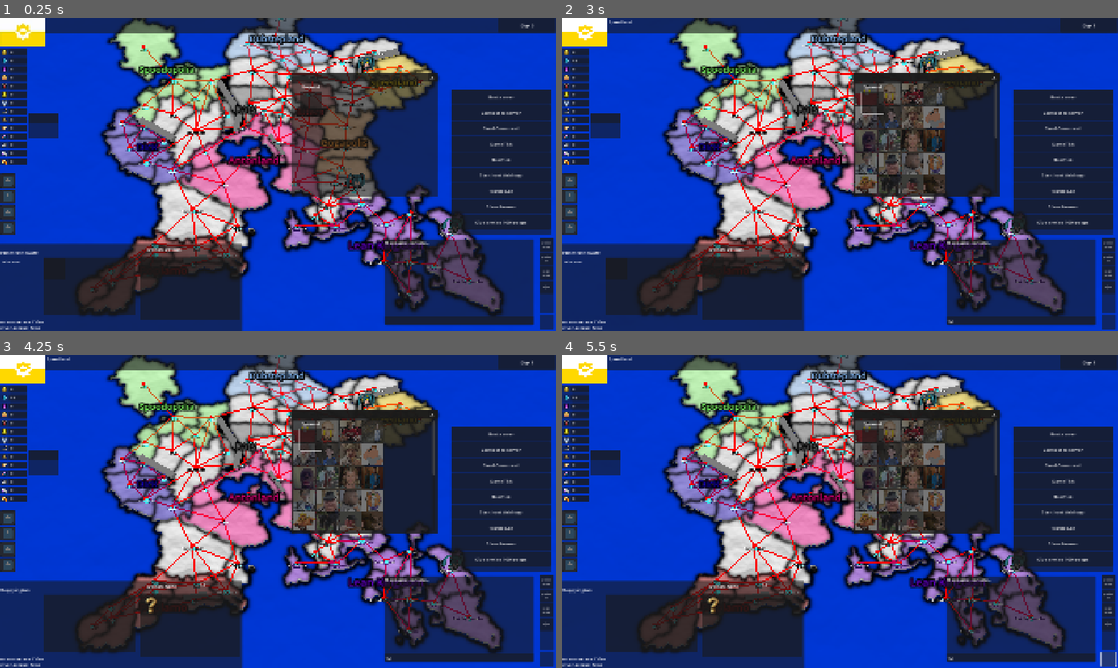
Above: before the commit, frames 1-4 (two rows, left to right).
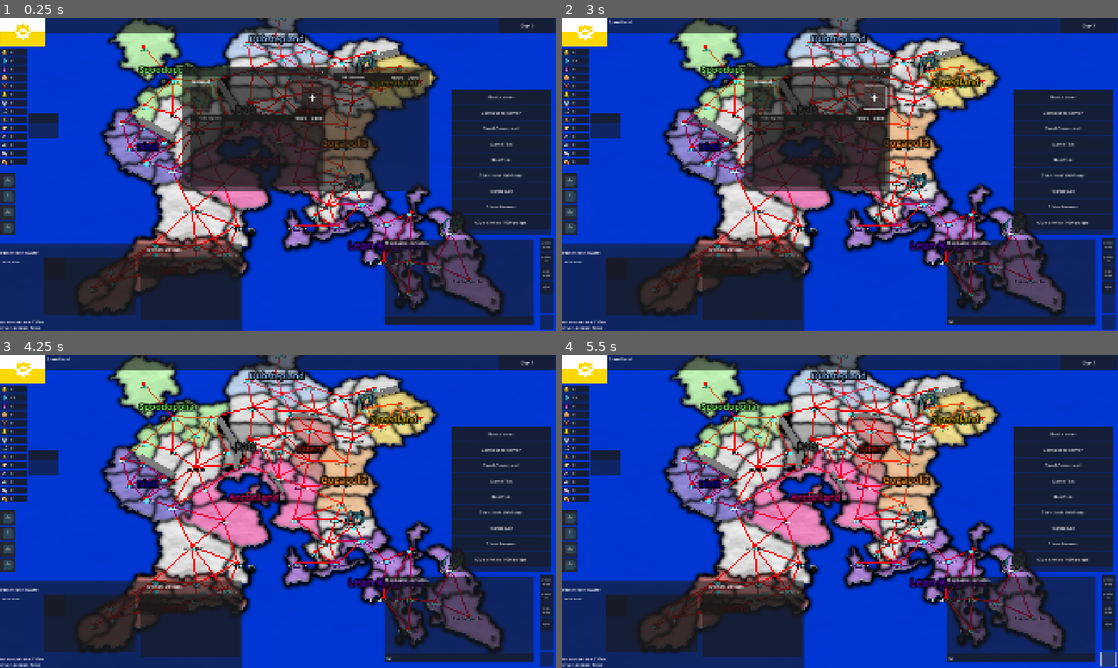
Above: after the commit, the same moments.

Repository: adrutkow/MapGame
Game: Godot game, scene res://node_3d.tscn
Two runs of this game, one before a commit and one after it. Both use one fixed random seed, a clock stepped at 60 frames per second and the inputs below. The engine's default icon, where the game draws it, is replaced by a stand-in: a white triangle on a blue panel in a dark square.
Inputs (mouse positions are in pixels of both pictures, inside the frame that each line leads up to):
- Up to frame 1 (0.25 s): no input
- Up to frame 2 (3 s): click (1017, 321) at 0.52 s; type "12" at 0.6 s; click (712, 268) at 1.27 s; click "GameTick" at 2 s; click (873, 96) at 2.75 s, where only the run after the commit has a clickable "+"
- Up to frame 3 (4.25 s): click (322, 408) at 3.5 s, where only the run after the commit has a clickable "X"
- Up to frame 4 (5.5 s): click (584, 367) at 4.25 s; click (1106, 658) at 5 s

The runs differ from the first frame. In frame 1, 9.7% of the frame differs, in the area x 32-79%, y 15-58%; in frame 2, 16%; in frame 3, 10%; in frame 4, 10%.

Commit message:
Started work on army and troop display

Diff:
--- a/Prefabs/GameGlobal.tscn
+++ b/Prefabs/GameGlobal.tscn
@@ -7,6 +7,7 @@
 [ext_resource type="Resource" uid="uid://dehsef0gw2des" path="res://Resources/Lists/tech_data_list.tres" id="5_hm5v5"]
 [ext_resource type="Resource" uid="uid://bkxl1ryr0nmij" path="res://Resources/Lists/great_people_data_list.tres" id="6_84f8k"]
 [ext_resource type="Resource" uid="uid://c3b1ksb8kvtwa" path="res://Resources/Lists/currency_data_list.tres" id="6_ixf00"]
+[ext_resource type="Resource" uid="uid://j3u0pbs23q7w" path="res://Resources/Lists/troop_data_list.tres" id="8_gqoo3"]
 
 [sub_resource type="CompressedTexture2D" id="CompressedTexture2D_rw7k7"]
 
@@ -19,3 +20,4 @@
 tech_data_list = ExtResource("5_hm5v5")
 currency_data_list = ExtResource("6_ixf00")
 gp_data_list = ExtResource("6_84f8k")
+troop_data_list = ExtResource("8_gqoo3")
--- a/Prefabs/game_global.gd
+++ b/Prefabs/game_global.gd
@@ -7,6 +7,7 @@
 @export var tech_data_list: TechDataList;
 @export var currency_data_list: CurrencyDataList;
 @export var gp_data_list: GreatPeopleDataList;
+@export var troop_data_list: TroopDataList;
 
 enum GAME_ACTION {
 	UPGRADE_PROVINCE,
@@ -45,3 +46,9 @@
 		if (cd.currency_name == n):
 			return (cd);
 	return (null);
+
+func get_troop_data_by_name(n : String) -> TroopData:
+	for t: TroopData in troop_data_list.troop_list:
+		if (t.troop_name == n):
+			return (t);
+	return (null);
--- /dev/null
+++ b/Prefabs/troop_display.tscn
@@ -0,0 +1,70 @@
+[gd_scene load_steps=2 format=3 uid="uid://fy2ldeg4m22q"]
+
+[ext_resource type="Script" uid="uid://ft02lubeu7i1" path="res://ui_troop_display.gd" id="1_wulp2"]
+
+[node name="TroopDisplay" type="Control"]
+custom_minimum_size = Vector2(0, 25)
+layout_mode = 3
+anchors_preset = 0
+script = ExtResource("1_wulp2")
+
+[node name="Button" type="Button" parent="."]
+layout_mode = 1
+anchors_preset = 15
+anchor_right = 1.0
+anchor_bottom = 1.0
+grow_horizontal = 2
+grow_vertical = 2
+
+[node name="Panel" type="Panel" parent="."]
+layout_mode = 1
+anchors_preset = 15
+anchor_right = 1.0
+anchor_bottom = 1.0
+grow_horizontal = 2
+grow_vertical = 2
+mouse_filter = 2
+
+[node name="HBoxContainer" type="HBoxContainer" parent="."]
+custom_minimum_size = Vector2(0, 25)
+layout_mode = 1
+anchors_preset = 15
+anchor_right = 1.0
+anchor_bottom = 1.0
+grow_horizontal = 2
+grow_vertical = 2
+mouse_filter = 2
+
+[node name="TroopIcon" type="TextureRect" parent="HBoxContainer"]
+custom_minimum_size = Vector2(25, 25)
+layout_mode = 2
+mouse_filter = 2
+expand_mode = 1
+
+[node name="TroopName" type="RichTextLabel" parent="HBoxContainer"]
+custom_minimum_size = Vector2(150, 0)
+layout_mode = 2
+size_flags_horizontal = 2
+mouse_filter = 2
+theme_override_font_sizes/normal_font_size = 8
+text = "This is a troop name
+"
+vertical_alignment = 1
+
+[node name="TroopPower" type="RichTextLabel" parent="HBoxContainer"]
+custom_minimum_size = Vector2(50, 0)
+layout_mode = 2
+size_flags_horizontal = 8
+mouse_filter = 2
+text = "9999"
+horizontal_alignment = 1
+vertical_alignment = 1
+
+[node name="TroopCount" type="RichTextLabel" parent="HBoxContainer"]
+custom_minimum_size = Vector2(50, 0)
+layout_mode = 2
+size_flags_horizontal = 8
+mouse_filter = 2
+text = "9999"
+horizontal_alignment = 1
+vertical_alignment = 1
--- a/Resources/Lists/province_building_data_list.tres
+++ b/Resources/Lists/province_building_data_list.tres
@@ -14,6 +14,8 @@
 [ext_resource type="Texture2D" uid="uid://bi6hlujiih8hx" path="res://Assets/Images/Buildings/cotton_farm.png" id="11_calsi"]
 [ext_resource type="Texture2D" uid="uid://cs5e7lmsx6v6o" path="res://Assets/Images/Buildings/lean_lake.png" id="12_0ntvl"]
 [ext_resource type="Texture2D" uid="uid://bvwdcxcq7goui" path="res://Assets/Images/Buildings/polish_mosque.png" id="13_825rc"]
+[ext_resource type="Script" uid="uid://dcmbrxlx03egp" path="res://Scripts/Effects/e_enable_troop_training.gd" id="14_ogix8"]
+[ext_resource type="Texture2D" uid="uid://14todfn7abak" path="res://Assets/Images/Buildings/Latin_barracks.png" id="14_sse33"]
 
 [sub_resource type="Resource" id="Resource_djx28"]
 script = ExtResource("2_1o6sb")
@@ -271,7 +273,35 @@
 maintenance_costs = Array[ExtResource("2_1o6sb")]([SubResource("Resource_ilfjg")])
 metadata/_custom_type_script = "uid://c1hbldg12ywh6"
 
+[sub_resource type="Resource" id="Resource_2iqgx"]
+script = ExtResource("2_1o6sb")
+currency_name = "currency_materials"
+amount = 150.0
+metadata/_custom_type_script = "uid://bjg088yerlvkq"
+
+[sub_resource type="Resource" id="Resource_ciiwu"]
+script = ExtResource("2_1o6sb")
+currency_name = "currency_gold"
+amount = 0.1
+metadata/_custom_type_script = "uid://bjg088yerlvkq"
+
+[sub_resource type="Resource" id="Resource_d7xrx"]
+script = ExtResource("14_ogix8")
+trainable_troops = Array[String](["Barbarian", "Fagot", "Archer or something", "Very very very long text"])
+metadata/_custom_type_script = "uid://dcmbrxlx03egp"
+
+[sub_resource type="Resource" id="Resource_oldrd"]
+script = ExtResource("1_xt2an")
+building_name = "building_barracks"
+display_name = "Barracks"
+on_built_effects = Array[ExtResource("2_3imoi")]([SubResource("Resource_d7xrx")])
+turn_effects = Array[ExtResource("2_3imoi")]([])
+icon = ExtResource("14_sse33")
+costs = Array[ExtResource("2_1o6sb")]([SubResource("Resource_2iqgx")])
+maintenance_costs = Array[ExtResource("2_1o6sb")]([SubResource("Resource_ciiwu")])
+metadata/_custom_type_script = "uid://c1hbldg12ywh6"
+
 [resource]
 script = ExtResource("5_kqprt")
-building_list = Array[ExtResource("1_xt2an")]([SubResource(" …(193 unchanged characters)… e_o6j6g"), SubResource("Resource_xu84d")])
+building_list = Array[ExtResource("1_xt2an")]([SubResource(" …(193 unchanged characters)… e_o6j6g"), SubResource("Resource_xu84d"), SubResource("Resource_oldrd")])
 metadata/_custom_type_script = "uid://btjna5qecowba"
--- /dev/null
+++ b/Resources/Lists/troop_data_list.tres
@@ -0,0 +1,33 @@
+[gd_resource type="Resource" script_class="TroopDataList" load_steps=8 format=3 uid="uid://j3u0pbs23q7w"]
+
+[ext_resource type="Script" uid="uid://56fj0xb1agny" path="res://Scripts/Resources/Lists/troop_data_list.gd" id="1_ntu3l"]
+[ext_resource type="Script" uid="uid://boc8rr3o6cev2" path="res://Scripts/Resources/troop_data.gd" id="2_11gjn"]
+[ext_resource type="Texture2D" uid="uid://h65uyc3iqbf3" path="res://Assets/Images/GreatPeople/mikael.png" id="3_11gjn"]
+[ext_resource type="Script" uid="uid://bjg088yerlvkq" path="res://Scripts/Resources/cost.gd" id="3_esk3r"]
+
+[sub_resource type="Resource" id="Resource_g1p45"]
+script = ExtResource("3_esk3r")
+currency_name = "currency_power"
+amount = 15.0
+metadata/_custom_type_script = "uid://bjg088yerlvkq"
+
+[sub_resource type="Resource" id="Resource_ffhs0"]
+script = ExtResource("3_esk3r")
+currency_name = "currency_gold"
+amount = 0.01
+metadata/_custom_type_script = "uid://bjg088yerlvkq"
+
+[sub_resource type="Resource" id="Resource_esk3r"]
+script = ExtResource("2_11gjn")
+troop_name = "troop_antonland_barbarian"
+display_name = "Antonlandian barbarian"
+troop_icon = ExtResource("3_11gjn")
+troop_power = 1.0
+troop_costs = Array[ExtResource("3_esk3r")]([SubResource("Resource_g1p45")])
+troop_maintenance = Array[ExtResource("3_esk3r")]([SubResource("Resource_ffhs0")])
+metadata/_custom_type_script = "uid://boc8rr3o6cev2"
+
+[resource]
+script = ExtResource("1_ntu3l")
+troop_list = Array[ExtResource("2_11gjn")]([SubResource("Resource_esk3r")])
+metadata/_custom_type_script = "uid://56fj0xb1agny"
--- /dev/null
+++ b/Scripts/Effects/e_enable_troop_training.gd
@@ -0,0 +1,29 @@
+extends Effect
+class_name EEnableTroopTraining;
+
+@export var trainable_troops: Array[String];
+
+func tick(ctx: EffectContext):
+	if (not ctx):
+		return;
+	if (not ctx.nation):
+		return;
+
+func get_description(ctx: EffectContext) -> String:
+	var nation_name: String = "?";
+	var currency_data: CurrencyData;
+	var c_name: String = "?";
+	var s: String = "";
+
+	if (not ctx):
+		return ("Invalid context");
+
+	s += "Enables training following troops:";
+	s += "\n";
+	for t: String in trainable_troops:
+		s += TextUtils.bb_green_color();
+		s += "		";
+		s += t;
+		s += TextUtils.bb_end_color();
+		s += "\n";
+	return (s);
--- /dev/null
+++ b/Scripts/Resources/Lists/troop_data_list.gd
@@ -0,0 +1,4 @@
+extends Resource
+class_name TroopDataList;
+
+@export var troop_list: Array[TroopData];
--- /dev/null
+++ b/Scripts/Resources/troop_data.gd
@@ -0,0 +1,9 @@
+extends Resource
+class_name TroopData;
+
+@export var troop_name: String = "troop_default";
+@export var display_name: String = "Default troop";
+@export var troop_icon: Texture2D;
+@export var troop_power: float = 1;
+@export var troop_costs: Array[Cost];
+@export var troop_maintenance: Array[Cost];
--- a/Scripts/UIElement.gd
+++ b/Scripts/UIElement.gd
@@ -8,6 +8,7 @@
 	BUY,
 	ASSIGN_GREAT_PERSON,
 	SELECT_GREAT_PERSON,
+	FORM_TROOP,
 }
 
 @export var ui_context: Array[UI_CONTEXT] = [];
--- a/army_view_menu.gd
+++ b/army_view_menu.gd
@@ -25,3 +25,7 @@
 	visible = !visible;
 	if (visible):
 		update();
+
+func _on_toggle_formation_button_pressed() -> void:
+	$TroopForming.update();
+	$TroopForming.visible = !$TroopForming.visible
--- a/node_3d.tscn
+++ b/node_3d.tscn
@@ -38,7 +38,10 @@
 [ext_resource type="Script" uid="uid://ci7xq1j5ogy7i" path="res://ui_province_purchase_prompt.gd" id="36_vmvb8"]
 [ext_resource type="Script" uid="uid://bmye1io58k57i" path="res://ui_close_window.gd" id="38_qpkl4"]
 [ext_resource type="Script" uid="uid://bplhhawv0kk1p" path="res://assign_great_person_menu.gd" id="39_g4s1x"]
+[ext_resource type="Script" uid="uid://ft02lubeu7i1" path="res://ui_troop_display.gd" id="39_pf4ct"]
+[ext_resource type="Script" uid="uid://dp6ku2liaif3w" path="res://troop_forming_menu.gd" id="40_5w2ad"]
 [ext_resource type="Script" uid="uid://diyq1n4swk5vw" path="res://army_view_menu.gd" id="40_pf4ct"]
+[ext_resource type="PackedScene" uid="uid://fy2ldeg4m22q" path="res://Prefabs/troop_display.tscn" id="41_5w2ad"]
 
 [sub_resource type="BoxMesh" id="BoxMesh_jka67"]
 
@@ -1192,6 +1195,23 @@
 grow_vertical = 2
 mouse_filter = 2
 
+[node name="CloseButton" type="Button" parent="UI/Menus/BuyBuildingMenu/WindowDragger" node_paths=PackedStringArray("target")]
+custom_minimum_size = Vector2(25, 25)
+layout_mode = 1
+anchors_preset = 6
+anchor_left = 1.0
+anchor_top = 0.5
+anchor_right = 1.0
+anchor_bottom = 0.5
+offset_left = -25.0
+offset_top = -15.5
+offset_bottom = 15.5
+grow_horizontal = 0
+grow_vertical = 2
+text = "X"
+script = ExtResource("38_qpkl4")
+target = NodePath("../..")
+
 [node name="ScrollContainer" type="ScrollContainer" parent="UI/Menus/BuyBuildingMenu"]
 layout_mode = 1
 anchors_preset = 15
@@ -1215,9 +1235,9 @@
 visible = false
 layout_mode = 3
 anchors_preset = 0
-offset_left = 1004.0
+offset_left = 357.0
 offset_top = 188.0
-offset_right = 1510.0
+offset_right = 863.0
 offset_bottom = 615.0
 script = ExtResource("39_g4s1x")
 
@@ -1249,6 +1269,23 @@
 grow_horizontal = 2
 grow_vertical = 2
 mouse_filter = 2
+
+[node name="CloseButton" type="Button" parent="UI/Menus/AssignGreatPersonMenu/WindowDragger" node_paths=PackedStringArray("target")]
+custom_minimum_size = Vector2(25, 25)
+layout_mode = 1
+anchors_preset = 6
+anchor_left = 1.0
+anchor_top = 0.5
+anchor_right = 1.0
+anchor_bottom = 0.5
+offset_left = -25.0
+offset_top = -15.5
+offset_bottom = 15.5
+grow_horizontal = 0
+grow_vertical = 2
+text = "X"
+script = ExtResource("38_qpkl4")
+target = NodePath("../..")
 
 [node name="ScrollContainer" type="ScrollContainer" parent="UI/Menus/AssignGreatPersonMenu"]
 layout_mode = 1
@@ -1272,10 +1309,10 @@
 [node name="ArmyViewMenu" type="Control" parent="UI/Menus" node_paths=PackedStringArray("general_icon_slot")]
 layout_mode = 3
 anchors_preset = 0
-offset_left = 1004.0
-offset_top = 188.0
-offset_right = 1510.0
-offset_bottom = 615.0
+offset_left = 625.0
+offset_top = 169.0
+offset_right = 1131.0
+offset_bottom = 596.0
 script = ExtResource("40_pf4ct")
 general_icon_slot = NodePath("GeneralIconSlot")
 
@@ -1360,6 +1397,138 @@
 offset_right = 103.0
 offset_bottom = 63.0
 text = "General"
+
+[node name="TroopList" type="Control" parent="UI/Menus/ArmyViewMenu"]
+anchors_preset = 0
+offset_left = 29.0
+offset_top = 162.0
+offset_right = 493.0
+offset_bottom = 413.0
+
+[node name="Panel" type="Panel" parent="UI/Menus/ArmyViewMenu/TroopList"]
+layout_mode = 1
+anchors_preset = 15
+anchor_right = 1.0
+anchor_bottom = 1.0
+grow_horizontal = 2
+grow_vertical = 2
+
+[node name="ScrollContainer" type="ScrollContainer" parent="UI/Menus/ArmyViewMenu/TroopList"]
+layout_mode = 1
+anchors_preset = 15
+anchor_right = 1.0
+anchor_bottom = 1.0
+grow_horizontal = 2
+grow_vertical = 2
+
+[node name="VBoxContainer" type="VBoxContainer" parent="UI/Menus/ArmyViewMenu/TroopList/ScrollContainer"]
+layout_mode = 2
+size_flags_horizontal = 3
+size_flags_vertical = 3
+
+[node name="TroopDisplay" type="Control" parent="UI/Menus/ArmyViewMenu/TroopList/ScrollContainer/VBoxContainer"]
+custom_minimum_size = Vector2(0, 25)
+layout_mode = 2
+script = ExtResource("39_pf4ct")
+
+[node name="Button" type="Button" parent="UI/Menus/ArmyViewMenu/TroopList/ScrollContainer/VBoxContainer/TroopDisplay"]
+layout_mode = 1
+anchors_preset = 15
+anchor_right = 1.0
+anchor_bottom = 1.0
+grow_horizontal = 2
+grow_vertical = 2
+
+[node name="Panel" type="Panel" parent="UI/Menus/ArmyViewMenu/TroopList/ScrollContainer/VBoxContainer/TroopDisplay"]
+layout_mode = 1
+anchors_preset = 15
+anchor_right = 1.0
+anchor_bottom = 1.0
+grow_horizontal = 2
+grow_vertical = 2
+mouse_filter = 2
+
+[node name="HBoxContainer" type="HBoxContainer" parent="UI/Menus/ArmyViewMenu/TroopList/ScrollContainer/VBoxContainer/TroopDisplay"]
+custom_minimum_size = Vector2(0, 25)
+layout_mode = 1
+anchors_preset = 15
+anchor_right = 1.0
+anchor_bottom = 1.0
+grow_horizontal = 2
+grow_vertical = 2
+mouse_filter = 2
+
+[node name="TextureRect" type="TextureRect" parent="UI/Menus/ArmyViewMenu/TroopList/ScrollContainer/VBoxContainer/TroopDisplay/HBoxContainer"]
+custom_minimum_size = Vector2(25, 25)
+layout_mode = 2
+mouse_filter = 2
+
+[node name="TroopName" type="RichTextLabel" parent="UI/Menus/ArmyViewMenu/TroopList/ScrollContainer/VBoxContainer/TroopDisplay/HBoxContainer"]
+custom_minimum_size = Vector2(150, 0)
+layout_mode = 2
+size_flags_horizontal = 2
+mouse_filter = 2
+theme_override_font_sizes/normal_font_size = 8
+text = "This is a troop name
+"
+vertical_alignment = 1
+
+[node name="TroopPower" type="RichTextLabel" parent="UI/Menus/ArmyViewMenu/TroopList/ScrollContainer/VBoxContainer/TroopDisplay/HBoxContainer"]
+custom_minimum_size = Vector2(50, 0)
+layout_mode = 2
+size_flags_horizontal = 8
+mouse_filter = 2
+text = "9999"
+horizontal_alignment = 1
+vertical_alignment = 1
+
+[node name="TroopCount" type="RichTextLabel" parent="UI/Menus/ArmyViewMenu/TroopList/ScrollContainer/VBoxContainer/TroopDisplay/HBoxContainer"]
+custom_minimum_size = Vector2(50, 0)
+layout_mode = 2
+size_flags_horizontal = 8
+mouse_filter = 2
+text = "9999"
+horizontal_alignment = 1
+vertical_alignment = 1
+
+[node name="ToggleFormationButton" type="Button" parent="UI/Menus/ArmyViewMenu"]
+custom_minimum_size = Vector2(75, 75)
+layout_mode = 0
+offset_left = 416.0
+offset_top = 66.0
+offset_right = 491.0
+offset_bottom = 141.0
+theme_override_font_sizes/font_size = 48
+text = "+"
+
+[node name="TroopForming" type="Panel" parent="UI/Menus/ArmyViewMenu" node_paths=PackedStringArray("parent")]
+layout_mode = 0
+offset_left = 508.0
+offset_right = 856.0
+offset_bottom = 427.0
+script = ExtResource("40_5w2ad")
+troop_display_prefab = ExtResource("41_5w2ad")
+parent = NodePath("ScrollContainer/VBoxContainer")
+
+[node name="ScrollContainer" type="ScrollContainer" parent="UI/Menus/ArmyViewMenu/TroopForming"]
+layout_mode = 1
+anchors_preset = 15
+anchor_right = 1.0
+anchor_bottom = 1.0
+offset_left = 18.0
+offset_top = 22.0
+offset_right = -30.0
+offset_bottom = -17.0
+grow_horizontal = 2
+grow_vertical = 2
+
+[node name="VBoxContainer" type="VBoxContainer" parent="UI/Menus/ArmyViewMenu/TroopForming/ScrollContainer"]
+layout_mode = 2
+size_flags_horizontal = 3
+size_flags_vertical = 3
+
+[node name="TroopDisplay" parent="UI/Menus/ArmyViewMenu/TroopForming/ScrollContainer/VBoxContainer" instance=ExtResource("41_5w2ad")]
+layout_mode = 2
 
 [node name="ResearchMenu" type="Control" parent="UI/Menus"]
 visible = false
@@ -1492,7 +1661,10 @@
 [connection signal="gui_input" from="UI/test/WindowDragger" to="UI/test/WindowDragger" method="_on_gui_input"]
 [connection signal="pressed" from="UI/ProvincePurchase/ProvincePurchasePrompt/Button" to="UI/ProvincePurchase/ProvincePurchasePrompt" method="_on_button_pressed"]
 [connection signal="gui_input" from="UI/Menus/BuyBuildingMenu/WindowDragger" to="UI/Menus/BuyBuildingMenu/WindowDragger" method="_on_gui_input"]
+[connection signal="pressed" from="UI/Menus/BuyBuildingMenu/WindowDragger/CloseButton" to="UI/Menus/BuyBuildingMenu/WindowDragger/CloseButton" method="_on_pressed"]
 [connection signal="gui_input" from="UI/Menus/AssignGreatPersonMenu/WindowDragger" to="UI/Menus/AssignGreatPersonMenu/WindowDragger" method="_on_gui_input"]
+[connection signal="pressed" from="UI/Menus/AssignGreatPersonMenu/WindowDragger/CloseButton" to="UI/Menus/AssignGreatPersonMenu/WindowDragger/CloseButton" method="_on_pressed"]
 [connection signal="gui_input" from="UI/Menus/ArmyViewMenu/WindowDragger" to="UI/Menus/ArmyViewMenu/WindowDragger" method="_on_gui_input"]
 [connection signal="pressed" from="UI/Menus/ArmyViewMenu/WindowDragger/CloseButton" to="UI/Menus/ArmyViewMenu/WindowDragger/CloseButton" method="_on_pressed"]
+[connection signal="pressed" from="UI/Menus/ArmyViewMenu/ToggleFormationButton" to="UI/Menus/ArmyViewMenu" method="_on_toggle_formation_button_pressed"]
 [connection signal="gui_input" from="UI/Menus/ResearchMenu/WindowDragger" to="UI/Menus/ResearchMenu/WindowDragger" method="_on_gui_input"]
--- /dev/null
+++ b/troop_forming_menu.gd
@@ -0,0 +1,18 @@
+extends UIElement
+class_name MenuTroopForming;
+
+@export var troop_display_prefab: PackedScene;
+@export var parent: Control;
+
+func update():
+	for c: Control in parent.get_children():
+		c.queue_free();
+
+	for t: TroopData in GameGlobal.troop_data_list.troop_list:
+		var temp: UITroopDisplay;
+
+		temp = troop_display_prefab.instantiate();
+		temp.key = t.troop_name;
+		temp.ui_context.append(UI_CONTEXT.FORM_TROOP);
+		temp.update();
+		parent.add_child(temp);
--- /dev/null
+++ b/ui_troop_display.gd
@@ -0,0 +1,28 @@
+extends UIElement
+class_name UITroopDisplay;
+
+@export var key: String = "";
+var troop_count: int = 0;
+
+func update():
+	var troop_data: TroopData;
+
+	troop_data = GameGlobal.get_troop_data_by_name(key);
+	if (not troop_data):
+		return;
+	update_troop_name(troop_data.display_name);
+	update_troop_icon(troop_data.troop_icon);
+	update_troop_power(troop_data.troop_power);
+	update_troop_count(troop_count);
+
+func update_troop_name(n: String):
+	$HBoxContainer/TroopName.text = n;
+
+func update_troop_power(f: float):
+	$HBoxContainer/TroopPower.text = str(f);
+
+func update_troop_count(i: int):
+	$HBoxContainer/TroopCount.text = str(i);
+
+func update_troop_icon(texture: Texture2D):
+	$HBoxContainer/TroopIcon.texture = texture;
Binary file added: Assets/Images/Buildings/Latin_barracks.png
Not shown, added: Assets/Images/Buildings/Latin_barracks.png.import
Not shown: 1 places in Prefabs/GameGlobal.tscn that only renumber resources
Not shown: 1 places in Resources/Lists/province_building_data_list.tres that only renumber resources
Not shown, added: Scripts/Effects/e_enable_troop_training.gd.uid
Not shown, added: Scripts/Resources/Lists/troop_data_list.gd.uid
Not shown, added: Scripts/Resources/troop_data.gd.uid
Not shown: 1 places in node_3d.tscn that only renumber resources
Not shown, added: troop_forming_menu.gd.uid
Not shown, added: ui_troop_display.gd.uid
